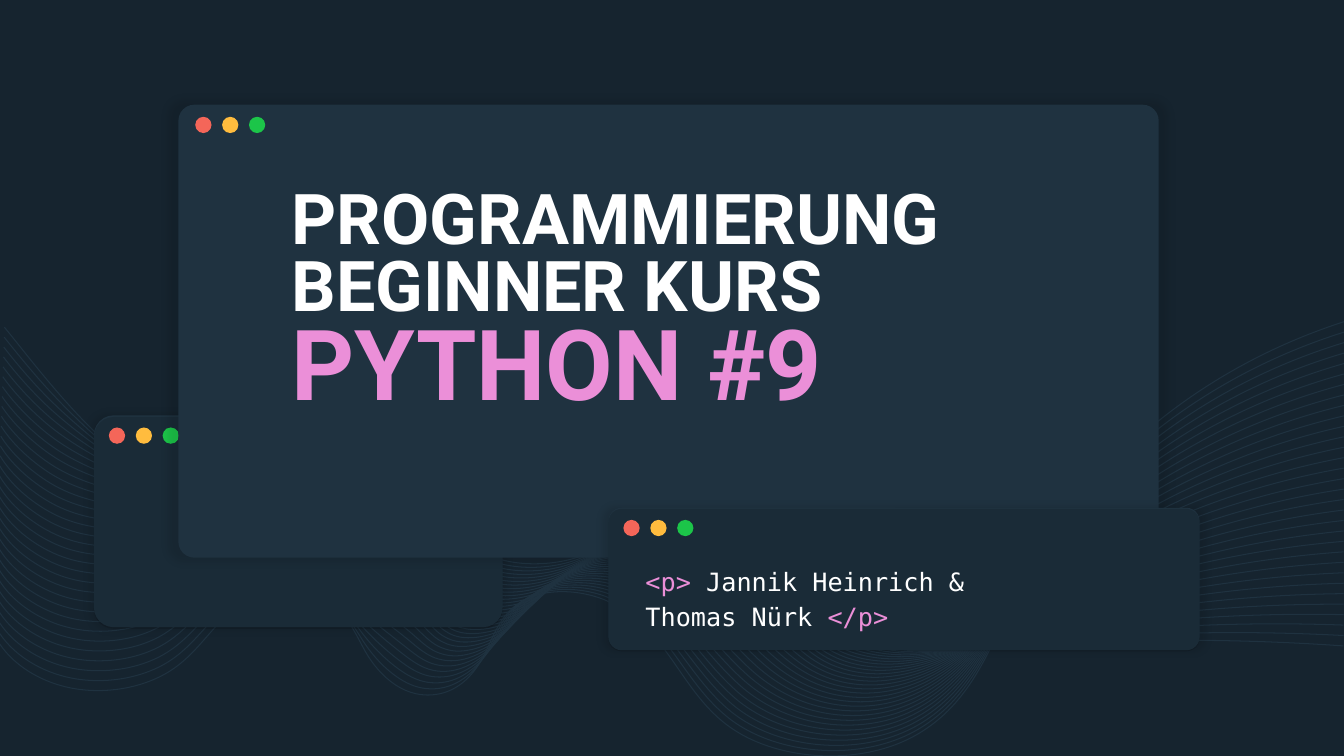
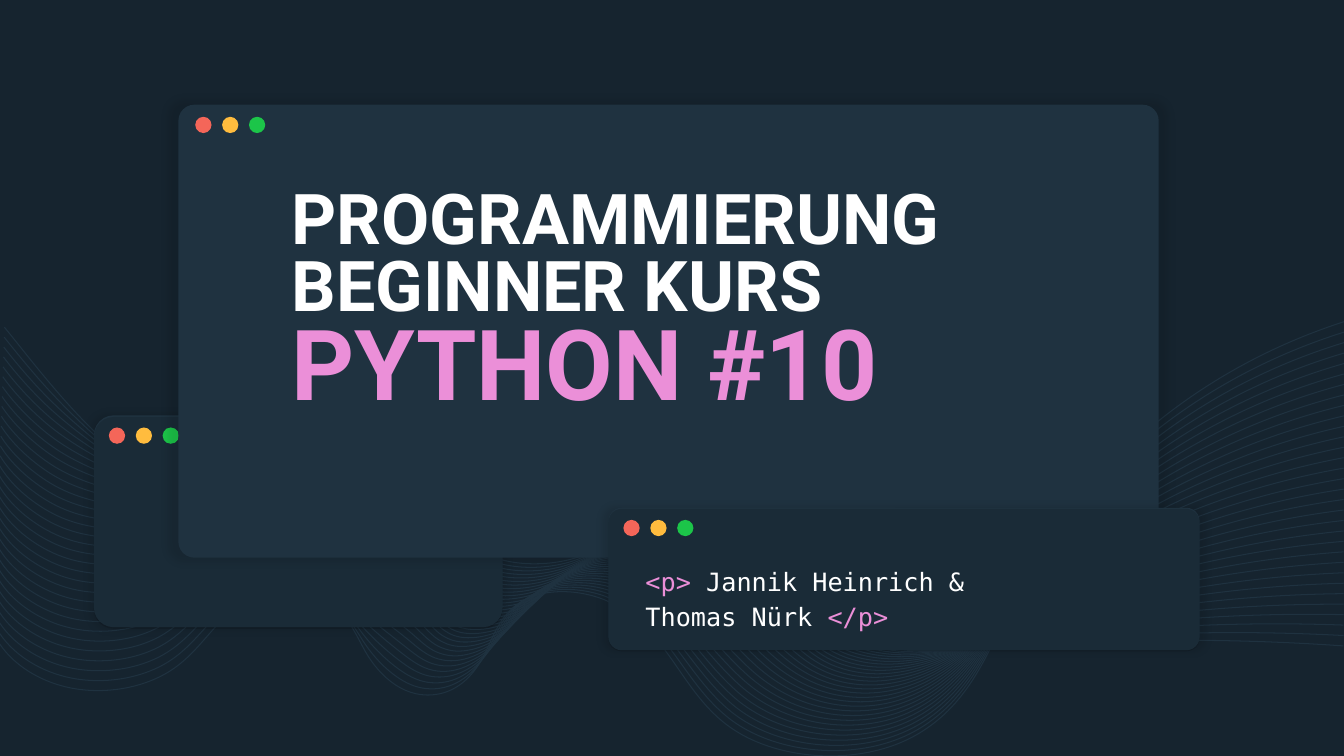
Before and after one commit to derech1e/python-beginner-course, a slide deck: slide 1 of 010/lesson_10.pptx. Drawn at 1344x756 pixels with LibreOffice and Linux fonts; fonts in the diff are those of the drawing. Boxes give left, top, right and bottom in pixels: in the first picture for what was removed or moved away, otherwise in the second. Text is boxed around its words. In the diff, an @@ line names an element or a change of style, - is before the commit and + after.

```diff
--- a/010/lesson_10.pptx
+++ b/010/lesson_10.pptx
@@ title at box(292, 193, 940, 401): text changed @@
-PROGRAMMIERUNG BEGINNER KURS PYTHON #9
+PROGRAMMIERUNG BEGINNER KURS PYTHON #10
```
